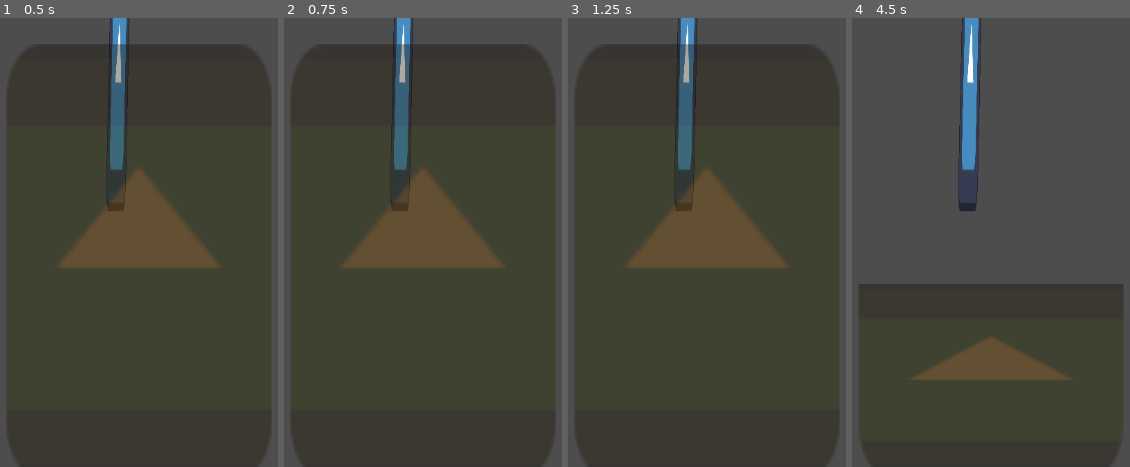
Above: before the commit, frames 1-4 (left to right).
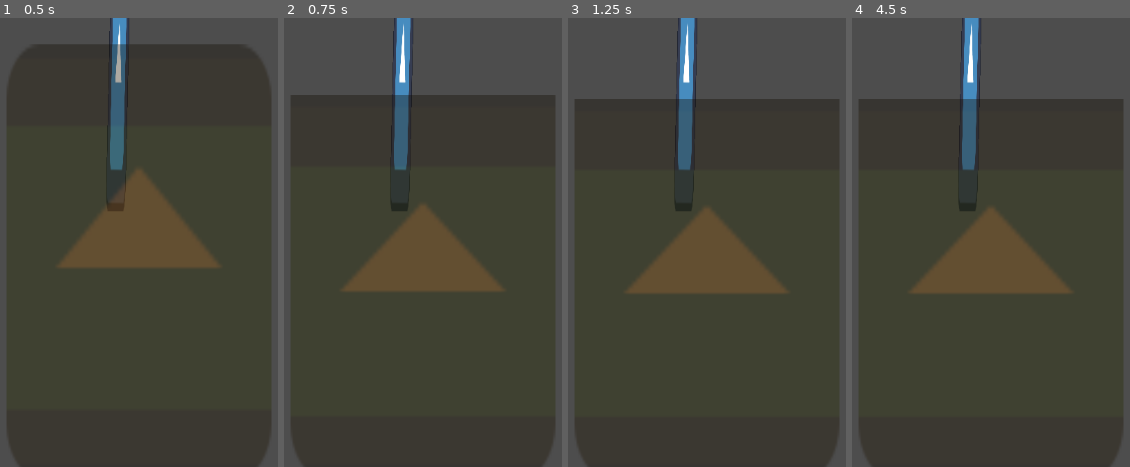
Above: after the commit, the same moments.

Repository: Tausva/StubbornBoba
Game: Godot game, scene res://Scenes/tausva_testing_ground.tscn
The game is run twice, just before and just after one commit, with the same random seed, the same clock (stepped at 60 frames per second) and the same inputs. This scene is started directly instead of the project's main scene. The engine's default icon, where the game draws it, is replaced by a stand-in: a white triangle on a blue panel in a dark square.
Inputs:
- Up to frame 1 (0.5 s): no input
- Up to frame 2 (0.75 s): tap Enter at 0.5 s; hold Right (bubble_right) from 0.53 s (still down); hold G (straw_suck, bound only after the commit) from 0.53 s (still down); tap / (bubble_dash) at 0.6 s
- Up to frame 3 (1.25 s): keep holding Right (bubble_right); keep holding G (straw_suck, bound only after the commit)
- Up to frame 4 (4.5 s): tap Space at 1.25, 3.5 s; release Right (bubble_right) at 1.28 s; release G (straw_suck, bound only after the commit) at 1.28 s; hold Down (bubble_down) 1.28-2.03 s; tap G (straw_suck, bound only after the commit) at 1.35, 3.05 s; tap F at 1.55, 3.8, 4.35 s; tap Enter at 2, 4.25 s; hold Right (bubble_right) 2.03-2.78 s; hold F 2.03-2.78 s; tap / (bubble_dash) at 2.3, 2.85 s; hold Up (bubble_up) 2.78-3.53 s; hold G (straw_suck, bound only after the commit) 3.53-4.28 s; hold Left (bubble_left) from 3.53 s (still down)

Frame 1 is identical in both runs. In frame 2, 16% of the frame differs, in the area x 2-98%, y 5-61%; in frame 3, 17%; in frame 4, 43%, in the area x 2-98%, y 18-81%.

Commit message:
straw sucking logic

Diff:
--- a/Scenes/Cup/cup.gd
+++ b/Scenes/Cup/cup.gd
@@ -18,12 +18,6 @@
 	original_tea_sprite_scale = tea_sprite.scale.y
 
 
-func _process(delta: float) -> void: # testing, delet
-	if Input.is_key_pressed(KEY_F):
-		drain(0.01)
-		print(str(original_tea_height) + " " + str(tea_collision_shape.position) + " " + str((tea_collision_shape.shape as RectangleShape2D).size.y))
-
-
 func drain(percentage: float) -> void:
 	fill_percentage -= percentage
 
--- a/Scenes/Straw/straw.gd
+++ b/Scenes/Straw/straw.gd
@@ -2,10 +2,18 @@
 
 @export var speed: int = 200
 @export var puncture_point: Node2D
+@export var suck_timeout_duration: float = 2
+@export var suck_duration: float = .2
+@export var drain_amuont: float = .01
 
 @onready var sprite: Sprite2D = $Sprite2D
+@onready var suck_cooldown_timer: Timer = $SuckCooldownTimer
+@onready var suck_duration_timer: Timer = $SuckDurationTimer
 
 var sprite_half_height: float
+var can_suck: bool = true
+var cup: Cup = null
+var sucking: bool = false
 
 
 func _ready() -> void:
@@ -27,3 +35,39 @@
 
 	var sprite_angle: float = puncture_point.global_position.angle_to_point(global_position)
 	sprite.rotation = sprite_angle + deg_to_rad(-90)
+
+	if can_suck and Input.get_action_strength("straw_suck"):
+		sucking = true
+		_suck()
+	elif can_suck and sucking:
+		suck_duration_timer.stop()
+		suck_cooldown_timer.start(suck_timeout_duration)
+		can_suck = false
+		sucking = false
+
+
+func _suck() -> void:
+	if suck_duration_timer.time_left == 0:
+		suck_duration_timer.start(suck_duration)
+
+	if cup:
+		cup.drain(drain_amuont)
+
+
+func _on_sucking_area_area_entered(area: Area2D) -> void:
+	if area.is_in_group("tea"):
+		cup = area.get_parent()
+
+
+func _on_sucking_area_area_exited(area: Area2D) -> void:
+	if area.is_in_group("tea"):
+		cup = null
+
+
+func _on_suck_cooldown_timeout() -> void:
+	can_suck = true
+
+
+func _on_suck_duration_timer_timeout() -> void:
+	can_suck = false
+	suck_cooldown_timer.start(suck_timeout_duration)
--- a/Scenes/Straw/straw.tscn
+++ b/Scenes/Straw/straw.tscn
@@ -1,12 +1,16 @@
-[gd_scene load_steps=4 format=3 uid="uid://dbvxk17w5bho3"]
+[gd_scene load_steps=5 format=3 uid="uid://dbvxk17w5bho3"]
 
 [ext_resource type="Script" path="res://Scenes/Straw/straw.gd" id="1_er2tw"]
 [ext_resource type="Texture2D" uid="uid://bnfwqxxu0bkpj" path="res://icon.svg" id="2_7a4fe"]
 
 [sub_resource type="CircleShape2D" id="CircleShape2D_htlp6"]
 
+[sub_resource type="CircleShape2D" id="CircleShape2D_h1png"]
+radius = 26.93
+
 [node name="Straw" type="CharacterBody2D"]
 script = ExtResource("1_er2tw")
+speed = 20000
 
 [node name="Sprite2D" type="Sprite2D" parent="."]
 scale = Vector2(0.222, 3)
@@ -14,3 +18,20 @@
 
 [node name="CollisionShape2D" type="CollisionShape2D" parent="."]
 shape = SubResource("CircleShape2D_htlp6")
+
+[node name="SuckingArea" type="Area2D" parent="."]
+
+[node name="CollisionShape2D" type="CollisionShape2D" parent="SuckingArea"]
+shape = SubResource("CircleShape2D_h1png")
+debug_color = Color(0.58322, 0.40064, 0.958147, 0.42)
+
+[node name="SuckCooldownTimer" type="Timer" parent="."]
+one_shot = true
+
+[node name="SuckDurationTimer" type="Timer" parent="."]
+one_shot = true
+
+[connection signal="area_entered" from="SuckingArea" to="." method="_on_sucking_area_area_entered"]
+[connection signal="area_exited" from="SuckingArea" to="." method="_on_sucking_area_area_exited"]
+[connection signal="timeout" from="SuckCooldownTimer" to="." method="_on_suck_cooldown_timeout"]
+[connection signal="timeout" from="SuckDurationTimer" to="." method="_on_suck_duration_timer_timeout"]
--- a/Scenes/tausva_testing_ground.tscn
+++ b/Scenes/tausva_testing_ground.tscn
@@ -7,7 +7,7 @@
 
 [node name="Straw" parent="." node_paths=PackedStringArray("puncture_point") instance=ExtResource("2_vlxw4")]
 position = Vector2(586, 279)
-speed = 400
+speed = 40000
 puncture_point = NodePath("../PuncturePoint")
 
 [node name="PuncturePoint" type="Node2D" parent="."]
--- a/project.godot
+++ b/project.godot
@@ -37,11 +37,6 @@
 "events": [Object(InputEventKey,"resource_local_to_scene":false,"resource_name":"","device":-1,"window_id":0,"alt_press …(195 unchanged characters)…
 ]
 }
-bubble_dash={
-"deadzone": 0.5,
-"events": [Object(InputEventKey,"resource_local_to_scene":false,"resource_name":"","device":-1,"window_id":0,"alt_pressed":false,"shift_pressed":false,"ctrl_pressed":false,"meta_pressed":false,"pressed":false,"keycode":0,"physical_keycode":47,"key_label":0,"unicode":47,"location":0,"echo":false,"script":null)
-]
-}
 straw_up={
 "deadzone": 0.5,
 "events": [Object(InputEventKey,"resource_local_to_scene":false,"resource_name":"","device":-1,"window_id":0,"alt_press …(192 unchanged characters)…
@@ -62,3 +57,13 @@
 "events": [Object(InputEventKey,"resource_local_to_scene":false,"resource_name":"","device":-1,"window_id":0,"alt_press …(192 unchanged characters)…
 ]
 }
+bubble_dash={
+"deadzone": 0.5,
+"events": [Object(InputEventKey,"resource_local_to_scene":false,"resource_name":"","device":-1,"window_id":0,"alt_pressed":false,"shift_pressed":false,"ctrl_pressed":false,"meta_pressed":false,"pressed":false,"keycode":0,"physical_keycode":47,"key_label":0,"unicode":47,"location":0,"echo":false,"script":null)
+]
+}
+straw_suck={
+"deadzone": 0.5,
+"events": [Object(InputEventKey,"resource_local_to_scene":false,"resource_name":"","device":-1,"window_id":0,"alt_pressed":false,"shift_pressed":false,"ctrl_pressed":false,"meta_pressed":false,"pressed":false,"keycode":0,"physical_keycode":71,"key_label":0,"unicode":103,"location":0,"echo":false,"script":null)
+]
+}
